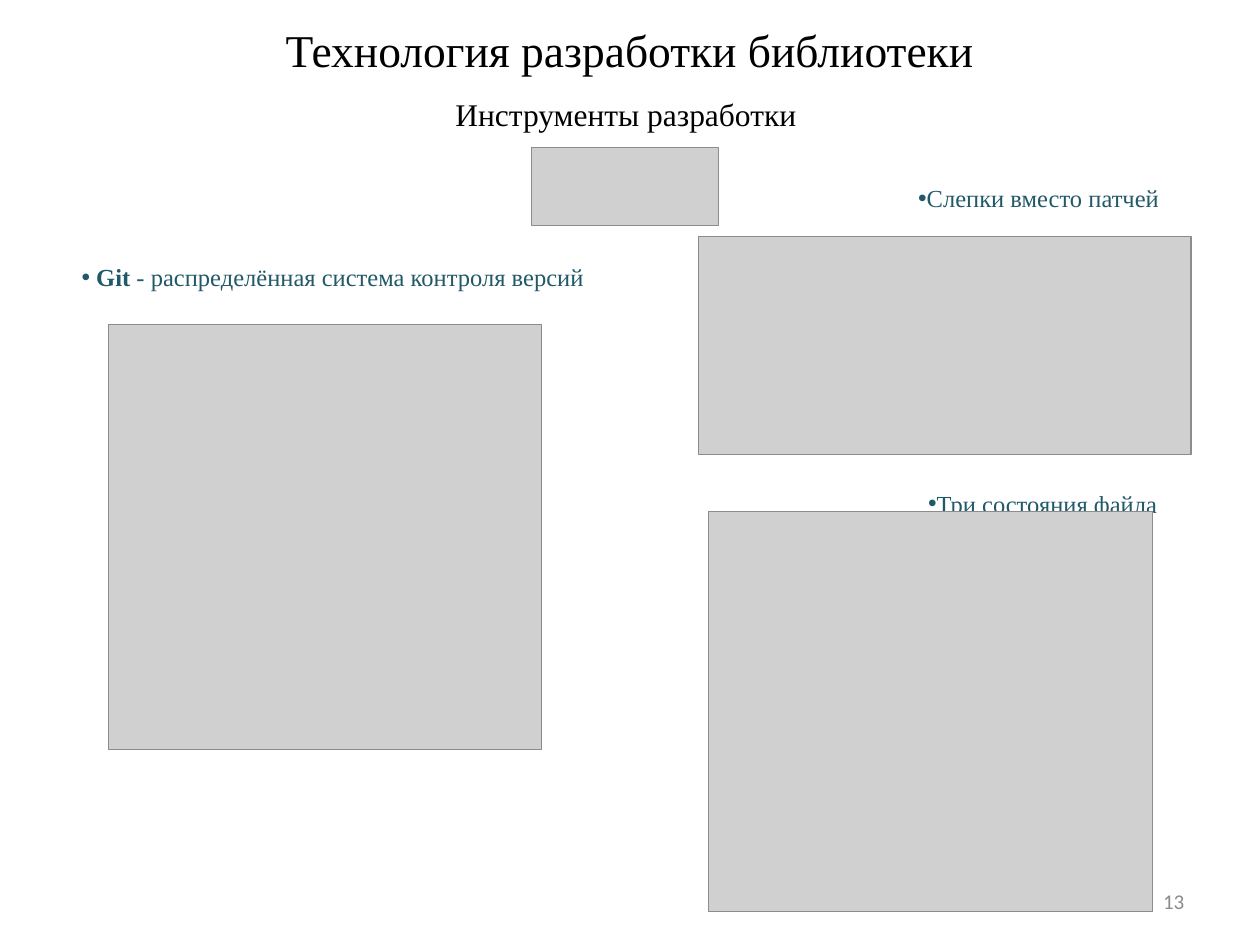
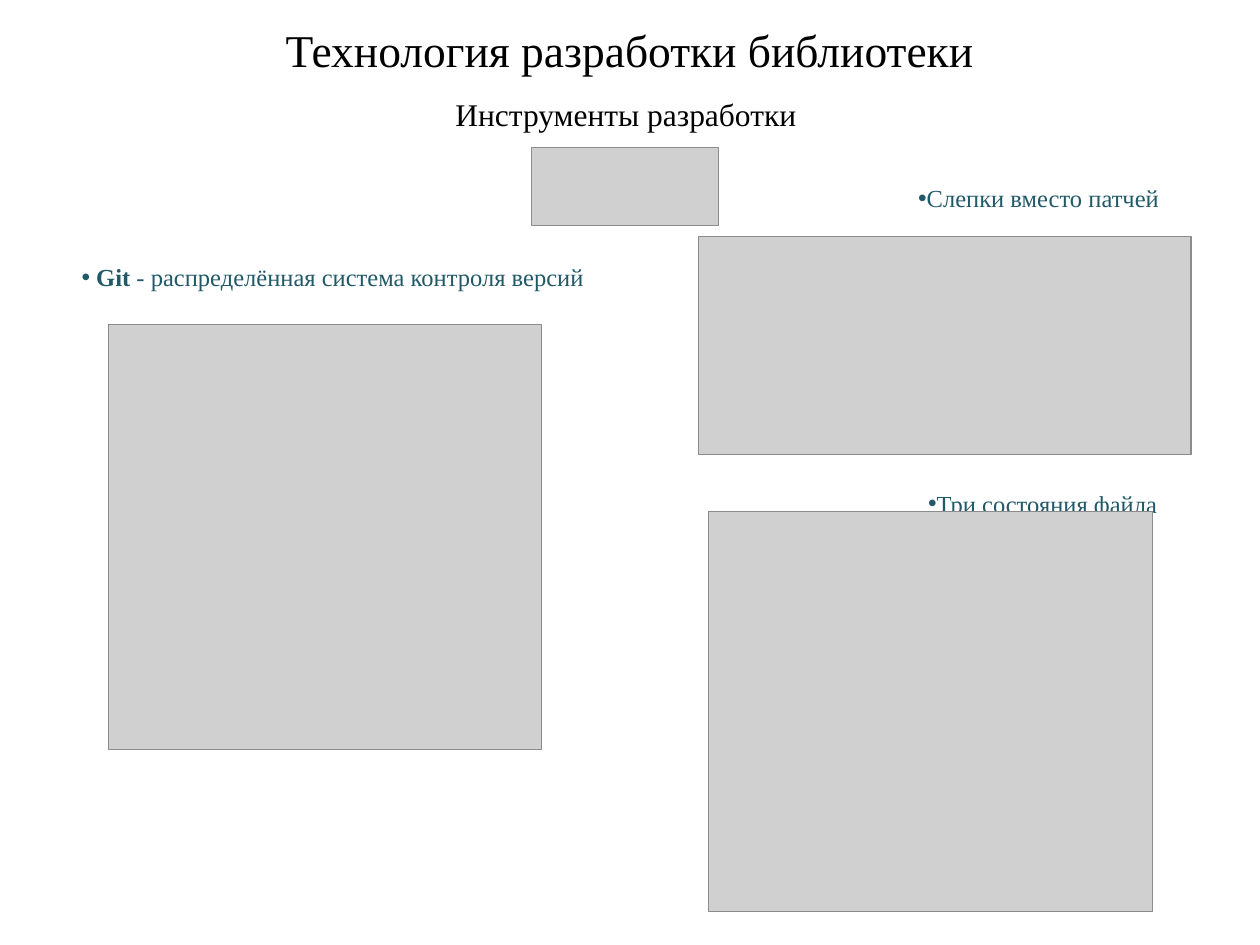
Before and after one commit to nwcfang/diplom_report, a slide deck: slide 13 of presentation/presentation-shtamp.pptx. Drawn at 1260x945 pixels with LibreOffice and Linux fonts; fonts in the diff are those of the drawing; grey boxes stand for pictures. Boxes give left, top, right and bottom in pixels: in the first picture for what was removed or moved away, otherwise in the second. Text is boxed around its words. In the diff, an @@ line names an element or a change of style, - is before the commit and + after.

```diff
--- a/presentation/presentation-shtamp.pptx
+++ b/presentation/presentation-shtamp.pptx
@@ page number removed at (x1=1163, y1=895, x2=1184, y2=909) @@
-13
```
Also in this commit, not shown: 13 other slides changed, 1 other file.
